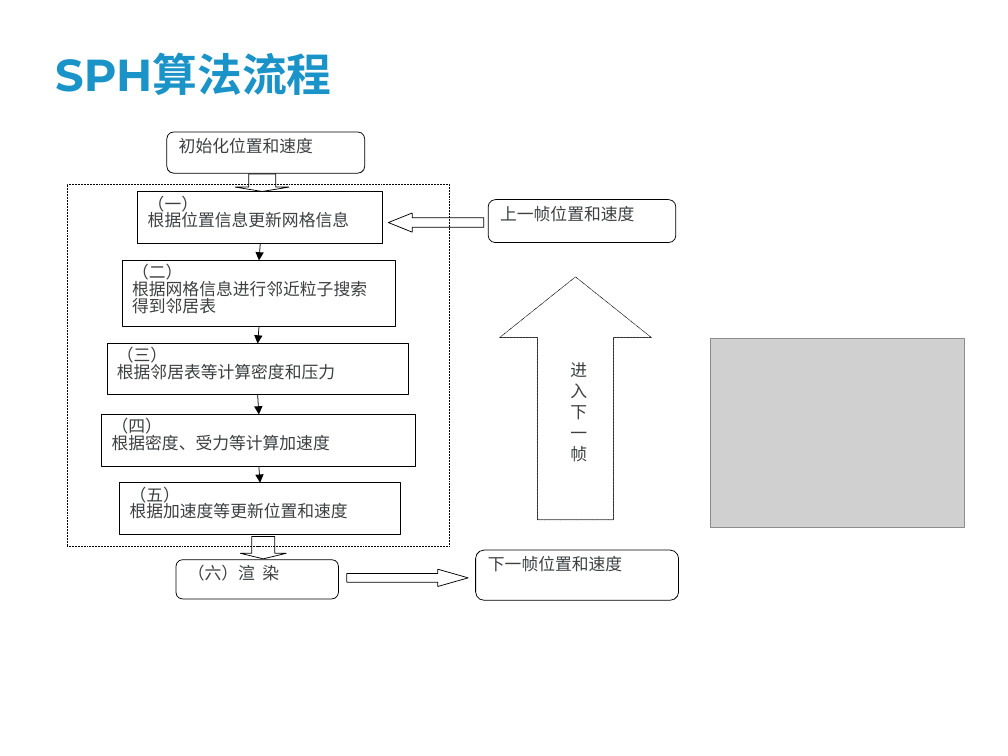
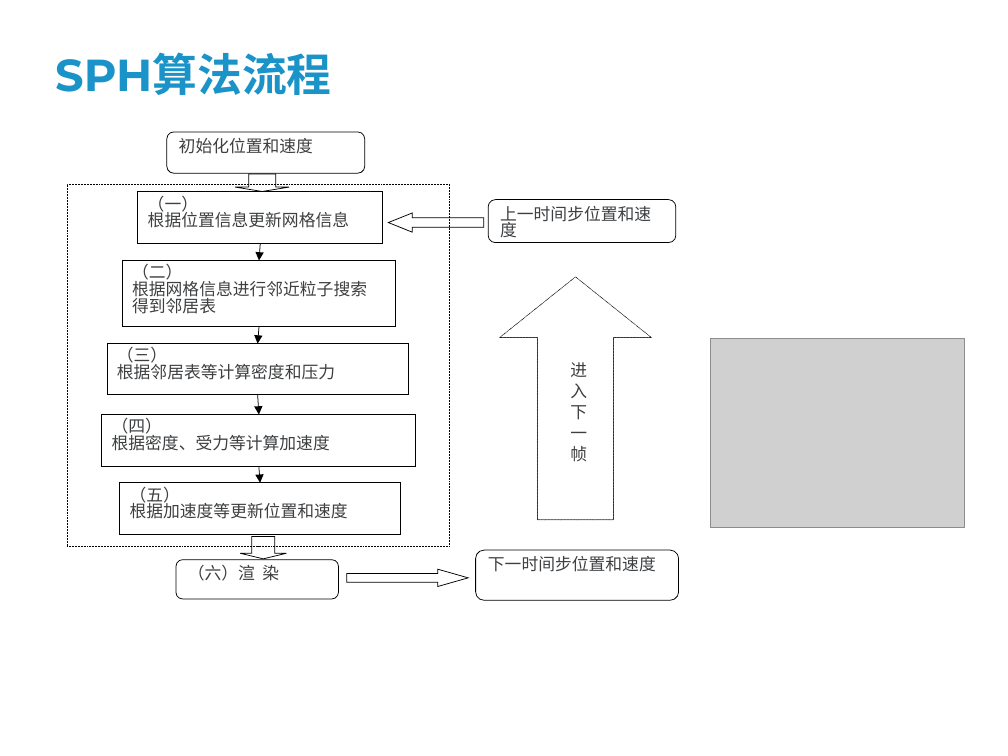
Before and after one commit to wsxmm1153/dissertation, a slide deck: slide 7 of paper/答辩讲稿.ppt. Drawn at 1008x756 pixels with LibreOffice and Linux fonts; fonts in the diff are those of the drawing; grey boxes stand for pictures; background and template pictures are left out. Boxes give left, top, right and bottom in pixels: in the first picture for what was removed or moved away, otherwise in the second. Text is boxed around its words. In the diff, an @@ line names an element or a change of style, - is before the commit and + after.

```diff
--- a/paper/答辩讲稿.ppt
+++ b/paper/答辩讲稿.ppt
@@ text in rounded rectangle at (500,206,651,237): text changed @@
-上一帧位置和速度
+上一时间步位置和速度
@@ text in rounded rectangle at (488,556,656,572): text changed @@
-下一帧位置和速度
+下一时间步位置和速度
```
Also in this commit, not shown: 8 other slides changed, 18 slides added, 1 slide removed, 2 other files.
